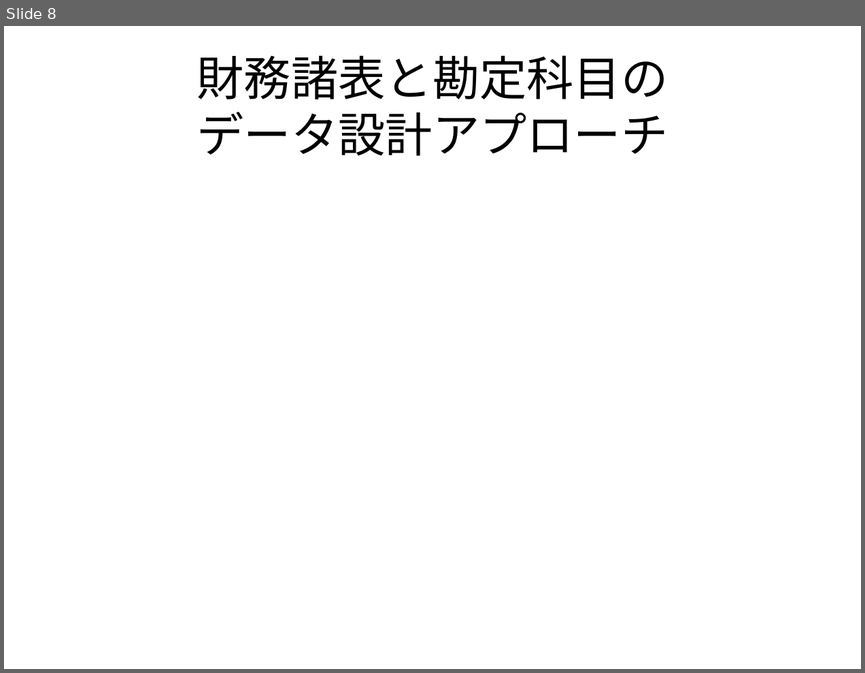
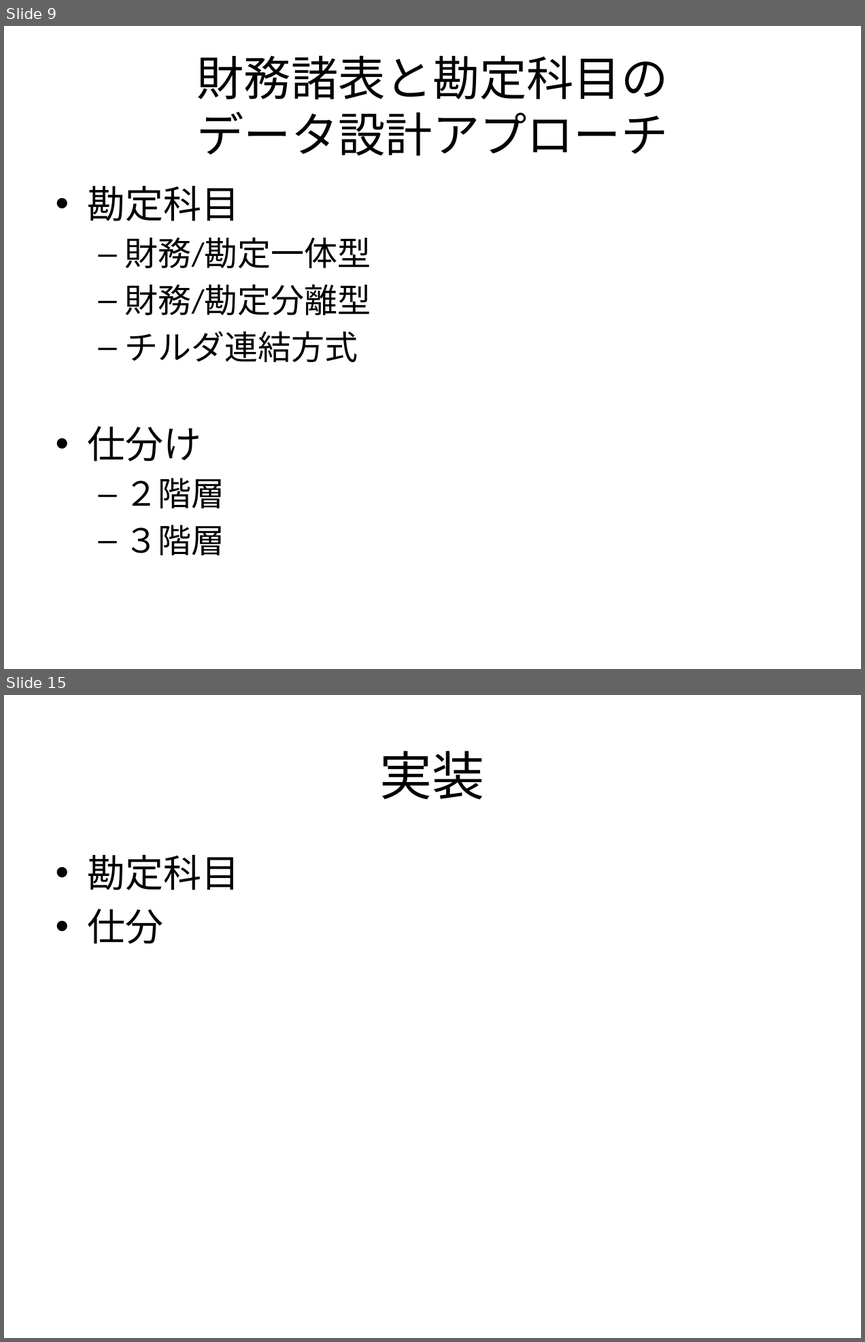
Before and after one commit to k2works/rails_accounting, a slide deck: ppt/プレゼン資料.pptx. Shown one above the other, each under a label of ours: slide 8 before the commit, slides 9 and 15 after it; the slides between them are not shown. The pictures are 865x673 and 865x1342 pixels, drawn with LibreOffice and Linux fonts; fonts in the diff are those of the drawing. Boxes give left, top, right and bottom in pixels: in the first picture for what was removed or moved away, otherwise in the second. Text is boxed around its words. In the diff, an @@ line names an element or a change of style, - is before the commit and + after.

```diff
--- a/ppt/プレゼン資料.pptx
+++ b/ppt/プレゼン資料.pptx
@@ slide 15 added at bbox=[4, 695, 861, 1338], background #FFFFFF @@
@@ title added at bbox=[380, 751, 485, 800], 44 pt, text #000000 @@
+実装
@@ text added at bbox=[88, 855, 240, 944], 32 pt, text #000000 @@
+• 勘定科目
+• 仕分
@@ what was slide 8 is now slide 9 @@
@@ slide 9 changed as well @@
@@ text added at bbox=[88, 186, 371, 555], 28 pt, text #000000 @@
+• 勘定科目
+  – 財務/勘定一体型
+  – 財務/勘定分離型
+  – チルダ連結方式
+• 仕分け
+  – ２階層
+  – ３階層
```
Also in this commit, not shown: 6 other slides changed, 6 other slides added, 9 other files.
